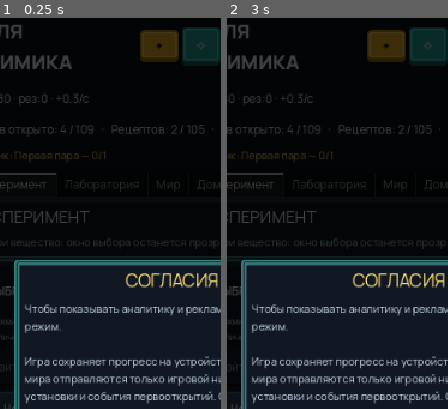
Above: before the commit, frames 1-2 (left to right).
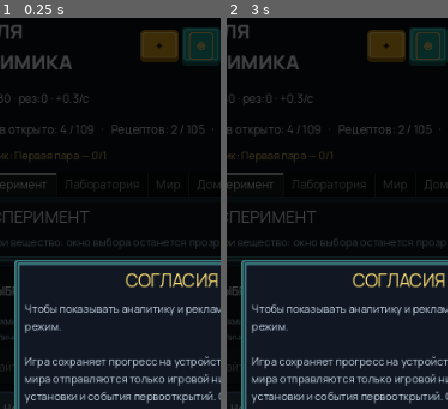
Above: after the commit, the same moments.

Repository: RedRad1sh/alchemists-loop
Game: Godot game, scene res://main.tscn
Same seed, same stepped clock (60 frames per second), same inputs: the game is played once before the commit and once after it.
Inputs (mouse positions are % of the whole screen's width and height, from its top left):
- Up to frame 1 (0.25 s): no input
- Up to frame 2 (3 s): click (49, 45) at 0.52 s; type "12" at 0.6 s; click "✦" at 1.25 s; click (57, 4) at 2 s; click "▲" at 2.75 s
The pictures show only the part of the screen within x 11-61%, y 0-50%; the shares and areas given below are measured in that part.

The runs differ from the first frame. In frame 1, 0.2% of the frame differs, in the area x 85-97%, y 3-11%; in frame 2, 0.2%.

Commit message:
Кнопка Аркана Сигилов рисует иконку-таро вместо глифа
В Manrope нет ✦, на устройстве глиф рисовался квадратиком. Иконка
процедурная: рамка со скруглениями, круг и восьмиконечная звезда.

Diff:
--- /dev/null
+++ b/alchemists-loop/game/sigil/scripts/tarot_icon.gd
@@ -0,0 +1,56 @@
+class_name TarotIcon
+extends Control
+
+## Иконка-таро для кнопки Аркана Сигилов. Процедурная, а не глиф: в Manrope
+## нет ✦/⚡, на устройстве они рисуются квадратиком.
+
+const LINE := Color(0.93, 0.80, 0.45, 0.95)
+const CORNER := 4.0
+const SEGMENTS := 8
+
+
+## Замкнутая полилиния скруглённого прямоугольника: четыре дуги по углам.
+## Углы обходятся против часовой в экранных координатах (y вниз), поэтому
+## стартовые углы PI, 3PI/2, 0, PI/2 дают непрерывную линию без разрывов.
+static func _rounded_rect_points(rect: Rect2, radius: float) -> PackedVector2Array:
+	var pts := PackedVector2Array()
+	var r := minf(radius, minf(rect.size.x, rect.size.y) * 0.5)
+	var x0 := rect.position.x
+	var y0 := rect.position.y
+	var x1 := rect.position.x + rect.size.x
+	var y1 := rect.position.y + rect.size.y
+	var centers := [
+		Vector2(x0 + r, y0 + r), Vector2(x1 - r, y0 + r),
+		Vector2(x1 - r, y1 - r), Vector2(x0 + r, y1 - r),
+	]
+	var starts := [PI, PI * 1.5, 0.0, PI * 0.5]
+	for i in 4:
+		var c: Vector2 = centers[i]
+		var a0: float = starts[i]
+		for s in SEGMENTS + 1:
+			var a := a0 + (PI * 0.5) * float(s) / float(SEGMENTS)
+			pts.append(c + Vector2(cos(a), sin(a)) * r)
+	pts.append(pts[0])
+	return pts
+
+
+func _draw() -> void:
+	if size.x <= 2.0 or size.y <= 2.0:
+		return
+	var rect := Rect2(Vector2.ZERO, size).grow(-1.0)
+	draw_polyline(_rounded_rect_points(rect, CORNER), LINE, 1.5, true)
+
+	var c := rect.get_center()
+	var rad := minf(rect.size.x, rect.size.y) * 0.5
+	draw_arc(c, rad * 0.30, 0.0, TAU, 40, LINE, 1.5, true)
+
+	# Восьмиконечная звезда: чередование внешнего и внутреннего радиуса.
+	var star := PackedVector2Array()
+	var outer := rad * 0.22
+	var inner := outer * 0.34
+	for i in 16:
+		var a := TAU * float(i) / 16.0 - PI * 0.5
+		var rr := outer if i % 2 == 0 else inner
+		star.append(c + Vector2(cos(a), sin(a)) * rr)
+	star.append(star[0])
+	draw_polyline(star, LINE, 1.2, true)
--- a/alchemists-loop/main.gd
+++ b/alchemists-loop/main.gd
@@ -424,6 +424,7 @@
 var _admin: AdminConsole  # админ-консоль (~)
 var _sigil: SigilManager  # Аркан Сигилов: карточки рецептов
 var _sigil_coll: ColorRect = null  # модалка коллекции сигилов; != null ⇒ открыта
+var _sigil_header_btn: Button  ## кнопка Аркана Сигилов в шапке (иконка-таро)
 var _inv_grid: GridContainer = null
 
 func _boot_snapshot_text(path: String) -> String:
@@ -1041,7 +1042,8 @@
 	quests_btn.size_flags_vertical = Control.SIZE_SHRINK_CENTER
 	quests_btn.pressed.connect(_progress_ui._open_progress_popup)
 	head.add_child(quests_btn)
-	var sigil_btn := _square_button("✧", 1)
+	var sigil_btn := _tarot_button()
+	_sigil_header_btn = sigil_btn
 	sigil_btn.tooltip_text = "Аркан Сигилов: ежедневные крафты"
 	sigil_btn.size_flags_vertical = Control.SIZE_SHRINK_CENTER
 	sigil_btn.pressed.connect(_open_sigil_modal)
@@ -1504,6 +1506,21 @@
 		fg = Color(0.95, 1.0, 1.0)
 	b.add_theme_color_override("font_color", fg)
 	b.add_theme_color_override("font_hover_color", fg)
+	return b
+
+## Кнопка Аркана Сигилов: та же квадратная основа, но вместо глифа — рисованная
+## иконка-таро. Button не Container, поэтому якорь ставится до офсетов.
+func _tarot_button() -> Button:
+	var b := _square_button("", 1)
+	var icon := TarotIcon.new()
+	icon.name = "Tarot"
+	icon.mouse_filter = Control.MOUSE_FILTER_IGNORE
+	b.add_child(icon)
+	icon.set_anchors_preset(Control.PRESET_FULL_RECT)
+	icon.offset_left = 8.0
+	icon.offset_top = 6.0
+	icon.offset_right = -8.0
+	icon.offset_bottom = -6.0
 	return b
 
 func _label(text: String, font_size: int = 16) -> Label:
--- a/alchemists-loop/tests/suite_sigil_cards.gd
+++ b/alchemists-loop/tests/suite_sigil_cards.gd
@@ -149,3 +149,26 @@
 	Selftest.check("collection result wired",
 		Net.sigil_collection_result.get_connections().size() >= 1)
 	Selftest.check("game awaits catalog", g.has_method("_await_catalog"))
+
+	# ---- Кнопка Аркана Сигилов: иконка-таро вместо глифа ----
+	var btn := g._sigil_header_btn
+	Selftest.check("sigil header button exists", btn != null)
+	if btn != null:
+		Selftest.check("sigil header has no text glyph", btn.text == "")
+		Selftest.check("sigil header is 46x46",
+			btn.custom_minimum_size == Vector2(46, 46))
+		var tarot := btn.get_node_or_null("Tarot")
+		Selftest.check("sigil header draws tarot", tarot is TarotIcon)
+		if tarot != null:
+			Selftest.check("tarot ignores mouse",
+				tarot.mouse_filter == Control.MOUSE_FILTER_IGNORE)
+			Selftest.check("tarot fills button",
+				tarot.offset_left == 8.0 and tarot.offset_top == 6.0
+				and tarot.offset_right == -8.0 and tarot.offset_bottom == -6.0)
+	# Иконка обязана рисоваться даже в вырожденном размере (нулевой Control).
+	var tiny := TarotIcon.new()
+	g.add_child(tiny)
+	tiny.size = Vector2(1, 1)
+	tiny.queue_redraw()
+	Selftest.check("tarot survives tiny size", tiny.size == Vector2(1, 1))
+	tiny.queue_free()
